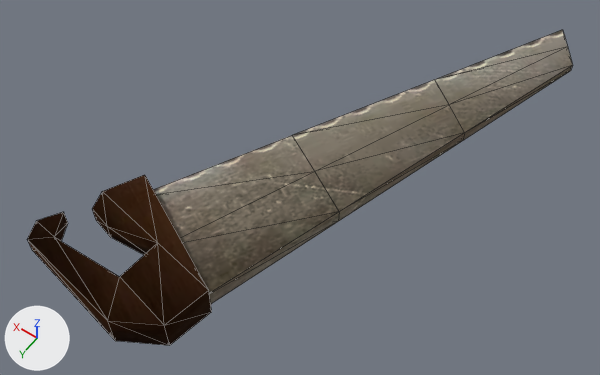
One commit to the glTF model assets/models/ITMI_SAW.glb: the scene before it, then after it.
Before and after are seen from a 50 mm lens placed at (-0.375, 0.228, 0.684), pointed at (-0.048, -0.228, -0.034). The lights are fixed; the arrows at lower left show +X, +Y and +Z. Mesh edges are drawn as thin lines. Vertices at the same position are counted once.

The older version as bpy lines, for what is in view:
```python
mat_it_lutesaw_01 = principled_material('IT_LUTESAW_01')
mat_it_lutesaw_01.texture = img_it_lutesaw_01
mat_it_lutesaw_01.metallic = 1.0
mat_it_lutesaw_01.roughness = 1.0
me_mesh = bpy.data.meshes.new('Mesh')
me_mesh.from_pydata(...)  # 46 vertices, 81 faces; spans x -0.22..0.121, y -0.593..0.03, z -0.02..0.02
me_mesh.materials.append(mat_it_lutesaw_01)  # picture img_it_lutesaw_01
ob_mesh = bpy.data.objects.new('Mesh', me_mesh)
ob_mesh.location = (0.0, 0.0, 0.0)
```
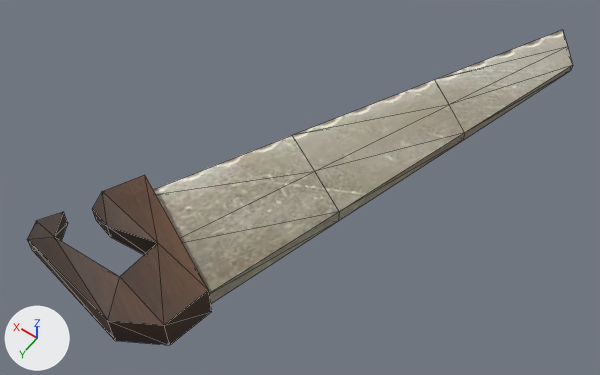
Diff of the bpy script that builds the scene:
```diff
--- a/assets/models/ITMI_SAW.glb.py
+++ b/assets/models/ITMI_SAW.glb.py
@@ img_it_lutesaw_01_1 @@
+img_it_lutesaw_01_1 = load_image('It_LuteSaw_01', '_unpacked/It_LuteSaw_01', 256, 256, 'sRGB')
@@ mat_it_lutesaw_01 @@
 mat_it_lutesaw_01 = principled_material('IT_LUTESAW_01')
-mat_it_lutesaw_01.texture = img_it_lutesaw_01
-mat_it_lutesaw_01.metallic = 1.0
-mat_it_lutesaw_01.roughness = 1.0
+mat_it_lutesaw_01.texture = img_it_lutesaw_01_1
@@ me_mesh @@
 me_mesh.from_pydata(...)  # 46 vertices, 81 faces; spans x -0.22..0.121, y -0.593..0.03, z -0.02..0.02
 # used by ob_mesh; location = (0.0, 0.0, 0.0)
+# me_mesh part 1: 17 of the faces centred in x -0.047..0.109, y -0.084..0.022, z -0.02..0.02 are now shaded flat
+# me_mesh part 2: 2 of the faces centred in x -0.071, y -0.296, z -0.003..0.003 are now shaded flat
+# me_mesh part 3: 2 of the faces centred in x -0.061, y -0.164, z -0.006..0.006 are now shaded flat
+# me_mesh part 4: 1 of the faces centred in x -0.203, y -0.481, z 0.002 are now shaded flat
 me_mesh.materials.append(mat_it_lutesaw_01)
```

Location of each change, (x1, y1, x2, y2) in pixels of the pictures (600 x 375 px):
'Mesh', surface changed, shading changed: (27, 30, 573, 345) in both
part 1 of me_mesh, shading changed: (28, 175, 208, 340) in both
part 2 of me_mesh, shading changed: (292, 105, 448, 171) in both
part 3 of me_mesh, shading changed: (180, 171, 339, 243) in both
part 4 of me_mesh, shading changed: (470, 65, 573, 130) in both
